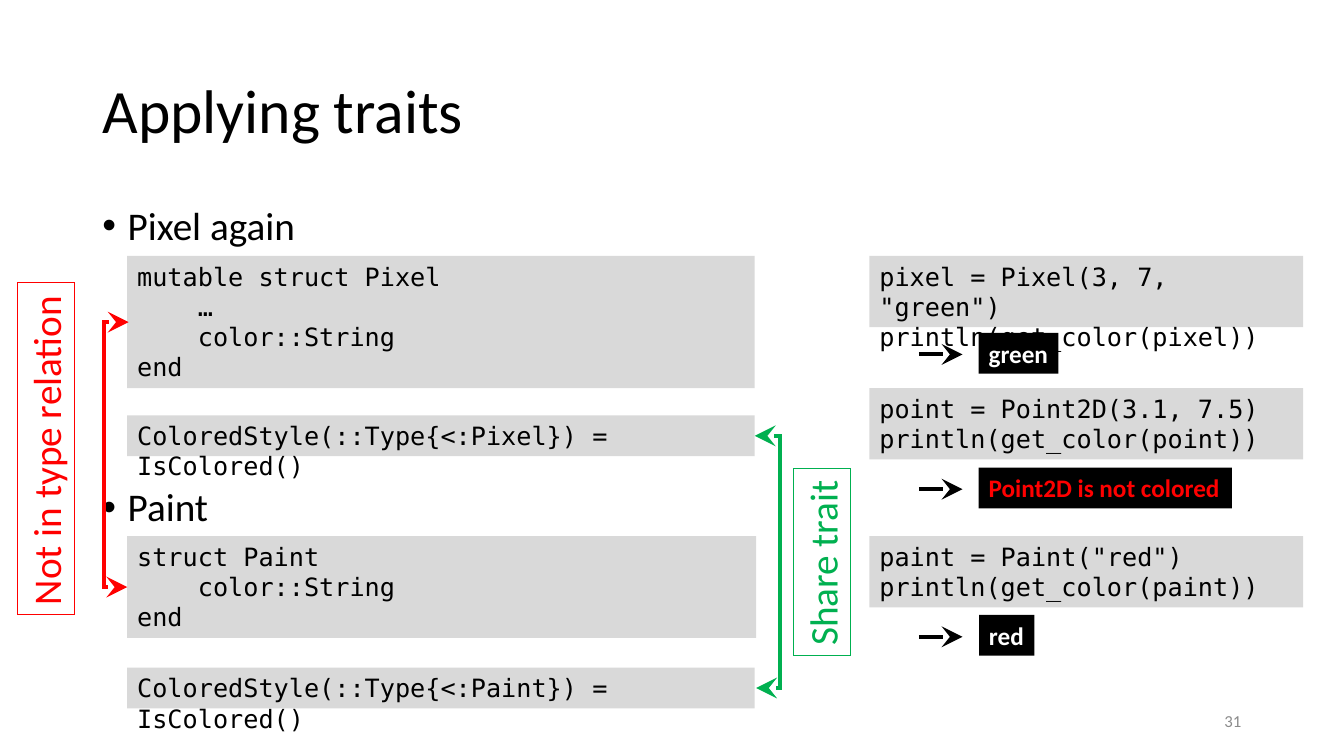
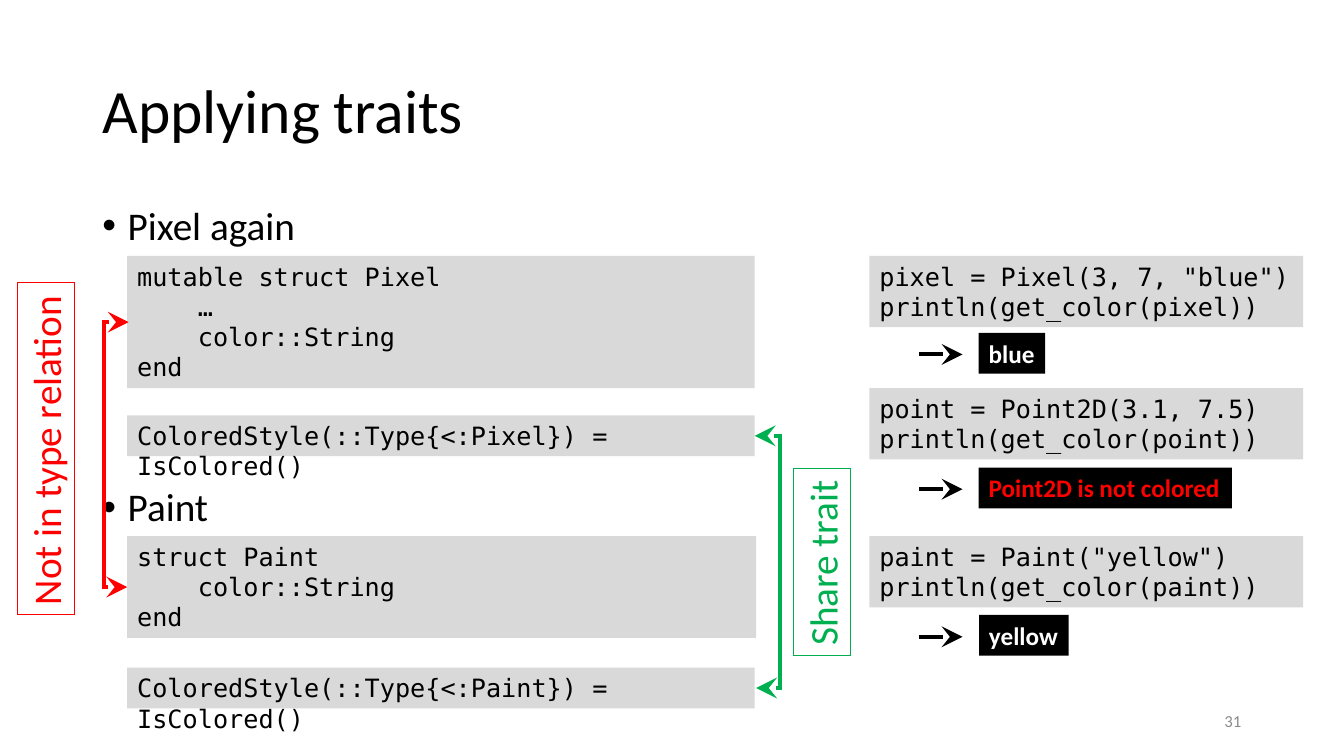
Before and after one commit to gjbex/Julia_good_bad_ugly, a slide deck: slide 31 of julia,_good_back_ugly.pptx. Drawn at 1344x756 pixels with LibreOffice and Linux fonts; fonts in the diff are those of the drawing. Boxes give left, top, right and bottom in pixels: in the first picture for what was removed or moved away, otherwise in the second. Text is boxed around its words. In the diff, an @@ line names an element or a change of style, - is before the commit and + after.

```diff
--- a/julia,_good_back_ugly.pptx
+++ b/julia,_good_back_ugly.pptx
@@ text in rectangle at <box>879,266,1289,292</box>: text changed @@
-pixel = Pixel(3, 7, "green")
+pixel = Pixel(3, 7, "blue")
@@ rectangle "blue": place and size @@
-rectangle "blue" at <box>979,333,1059,373</box>
+rectangle "blue" at <box>979,333,1046,373</box>
@@ text in rectangle at <box>989,345,1035,364</box>: text changed @@
-green
+blue
@@ text in rectangle at <box>879,546,1229,572</box>: text changed @@
-paint = Paint("red")
+paint = Paint("yellow")
@@ rectangle "yellow": place and size @@
-rectangle "yellow" at <box>979,615,1034,655</box>
+rectangle "yellow" at <box>979,615,1069,655</box>
@@ text in rectangle at <box>989,627,1058,649</box>: text changed @@
-red
+yellow
```
Also in this commit, not shown: 3 other slides changed, 1 other file.
